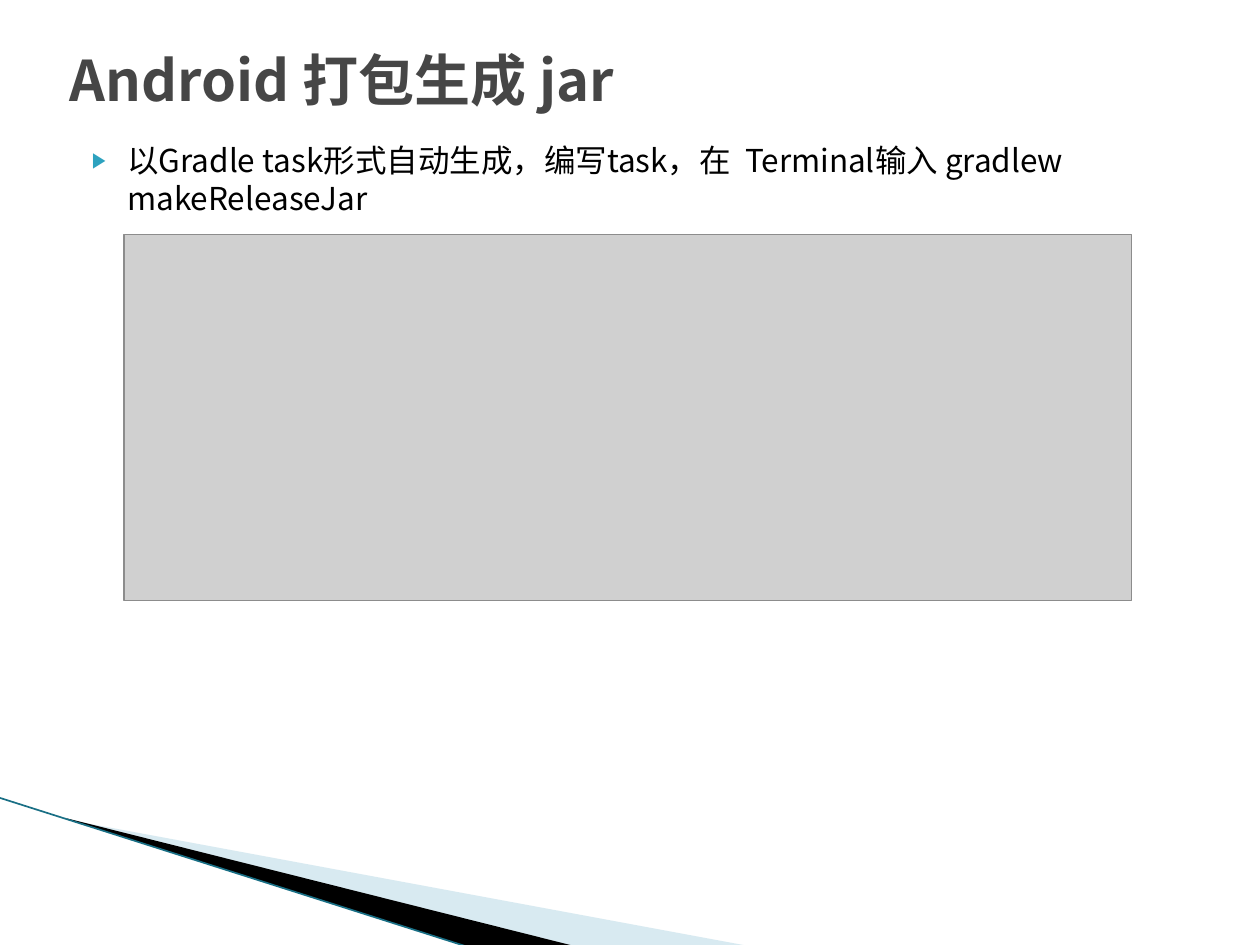
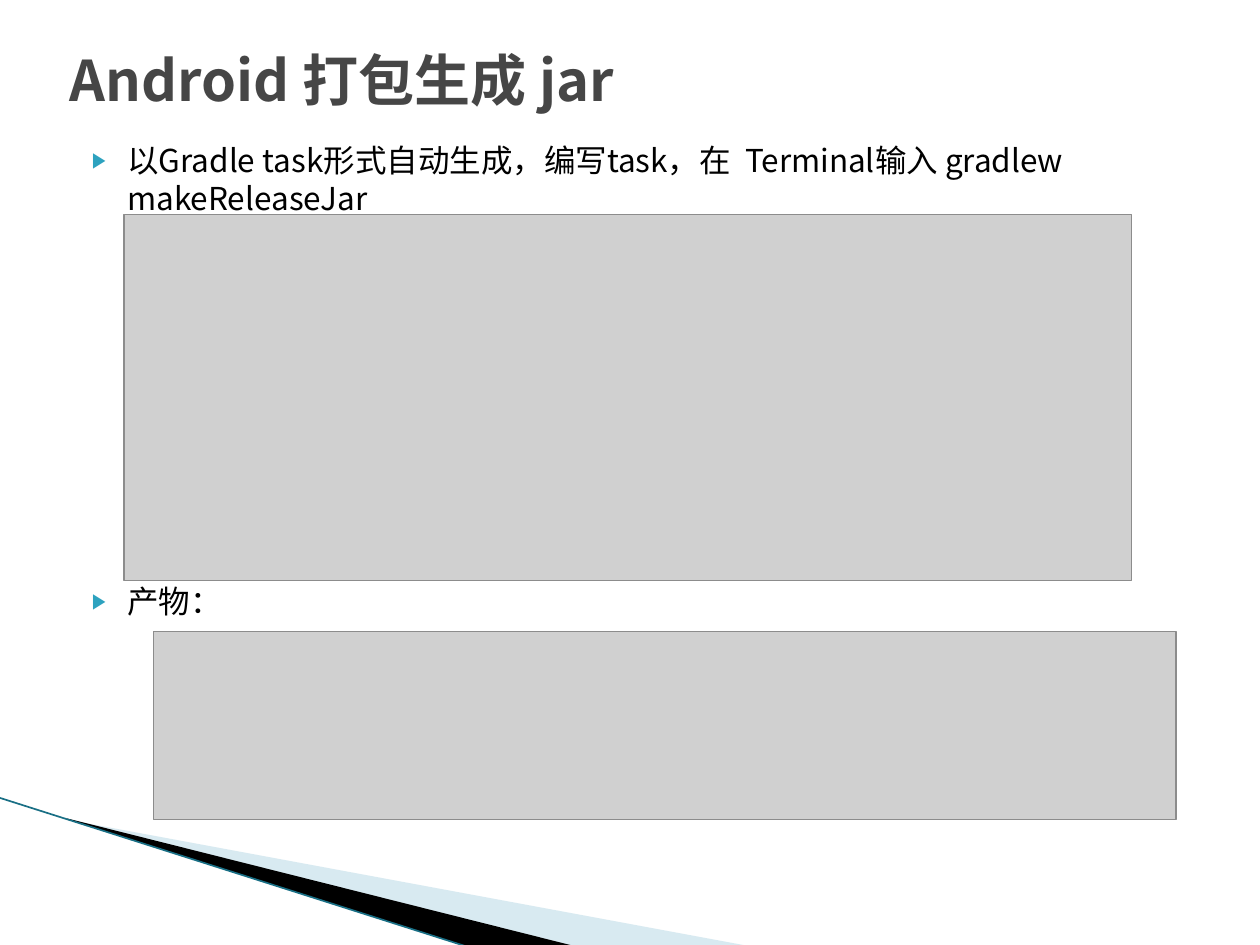
Before and after one commit to mengtrue/AndroidStudio, a slide deck: slide 6 of UnityLauncher/Unity_AndroidJar.pptx. Drawn at 1260x945 pixels with LibreOffice and Linux fonts; fonts in the diff are those of the drawing; grey boxes stand for pictures; background and template pictures are left out. Boxes give left, top, right and bottom in pixels: in the first picture for what was removed or moved away, otherwise in the second. Text is boxed around its words. In the diff, an @@ line names an element or a change of style, - is before the commit and + after.

```diff
--- a/UnityLauncher/Unity_AndroidJar.pptx
+++ b/UnityLauncher/Unity_AndroidJar.pptx
@@ picture: place and size @@
-picture at (123, 234, 1131, 601)
+picture at (123, 214, 1131, 581)
@@ text at (127, 586, 221, 616): paragraph added @@
+▶ 产物：
@@ picture added at (154, 631, 1176, 819) @@
```
Also in this commit, not shown: 1 other slide changed, 9 other files.
